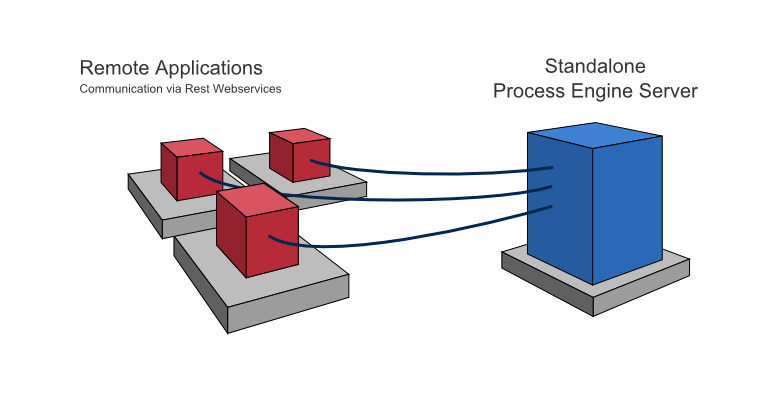
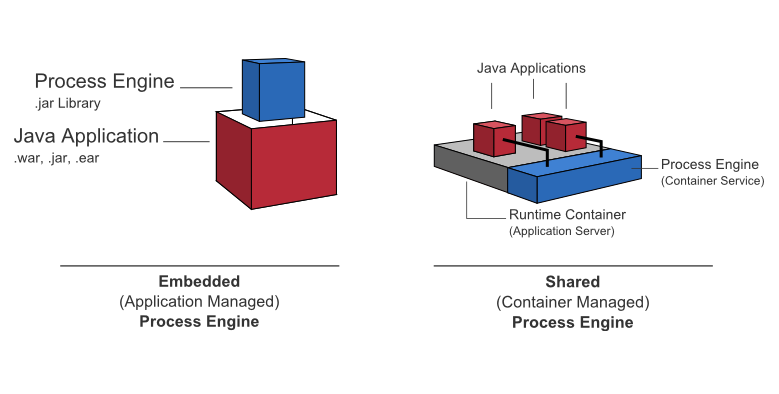
The second 779 x 394 image is a revision of the first. Changes to its layers:
hid group "Remote" (2 layers) over box(14, 58, 764, 335)
showed group "Embedded" (3 layers) over box(14, 58, 764, 335)
added layer "deployment.png #1" in group "Embedded" over box(14, 58, 764, 331)
painted on "deployment.png" over box(14, 60, 764, 333)
